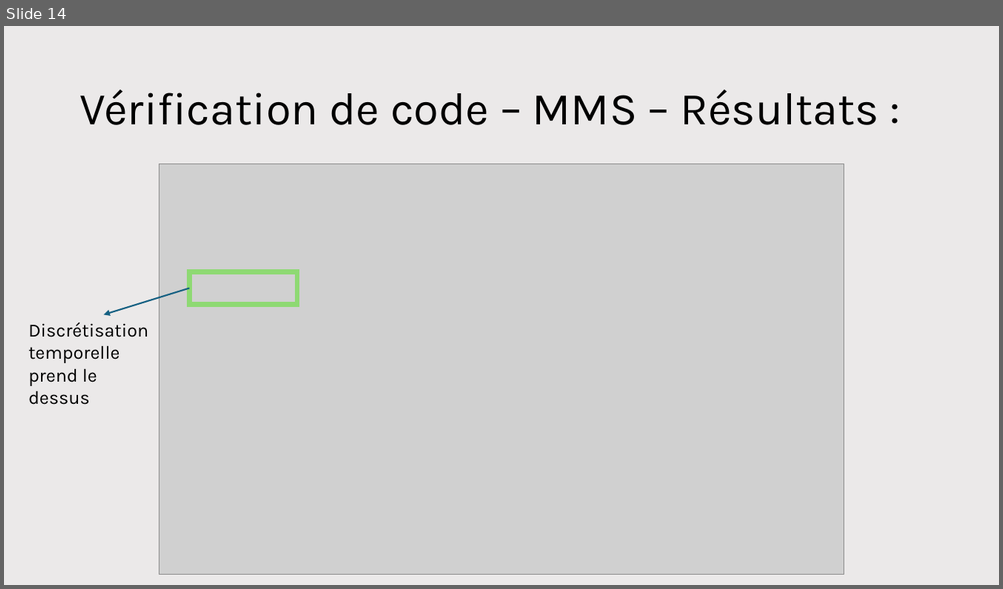
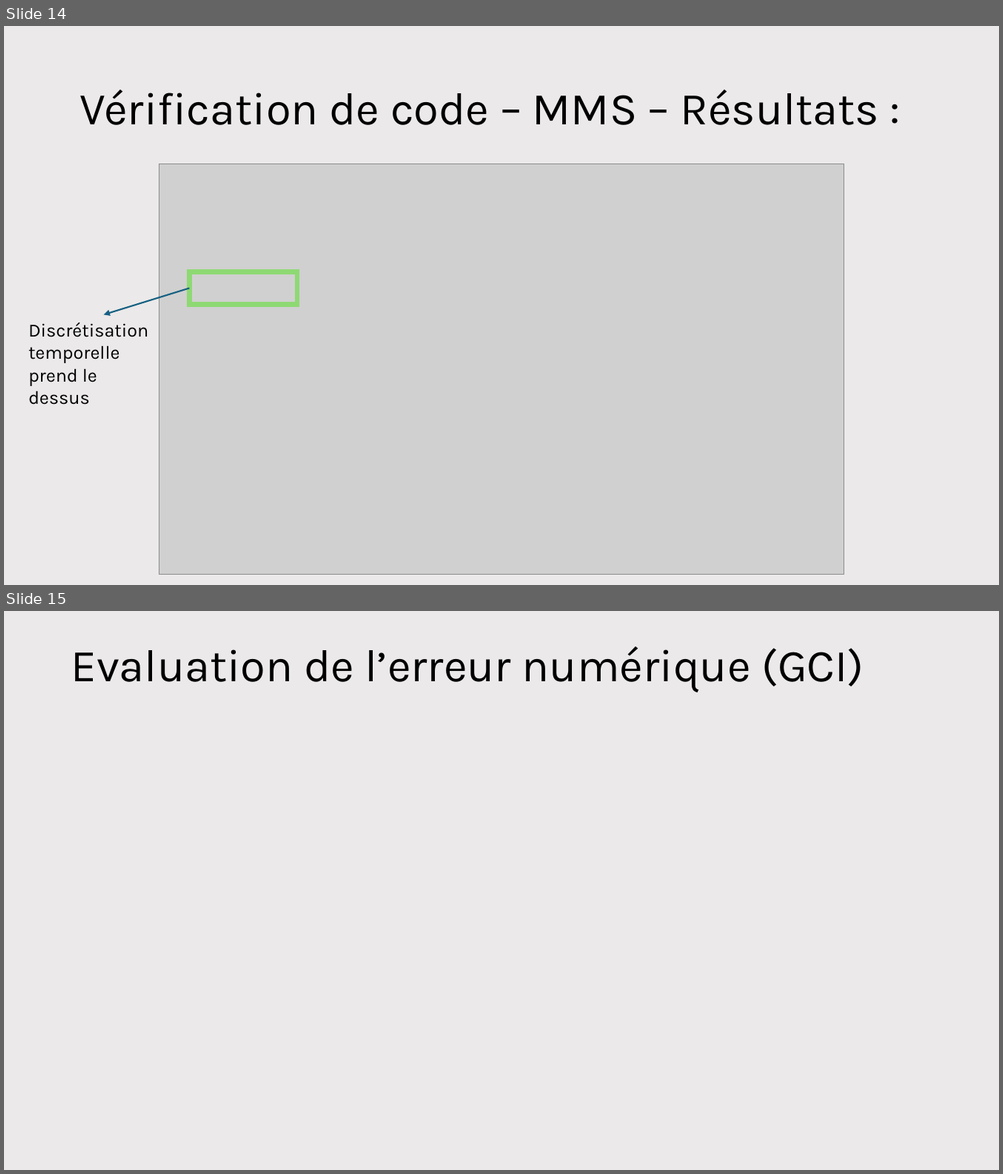
Before and after one commit to antoine-pt/MEC8211, a slide deck: projet_final/projet_final/MEC8211-Projet-final-Presentation.pptx. Shown one above the other, each under a label of ours: slide 14 before the commit, slides 14 and 15 after it. The pictures are 1003x589 and 1003x1174 pixels, drawn with LibreOffice and Linux fonts; fonts in the diff are those of the drawing; grey boxes stand for pictures. Boxes give left, top, right and bottom in pixels: in the first picture for what was removed or moved away, otherwise in the second. Text is boxed around its words. In the diff, an @@ line names an element or a change of style, - is before the commit and + after.

```diff
--- a/projet_final/projet_final/MEC8211-Projet-final-Presentation.pptx
+++ b/projet_final/projet_final/MEC8211-Projet-final-Presentation.pptx
@@ slide 15 added at (x1=4, y1=611, x2=999, y2=1170), background #EBE9E9 @@
@@ title added at (x1=71, y1=647, x2=863, y2=692), 44 pt, text #000000 @@
+Evaluation de l’erreur numérique (GCI)
```
